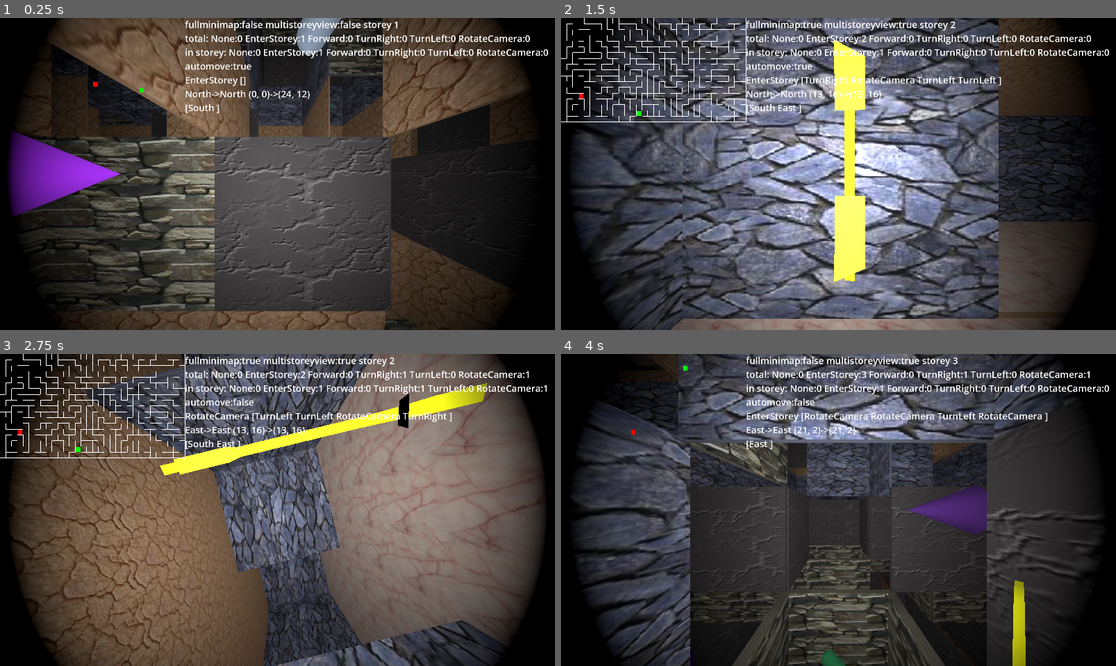
Above: before the commit, frames 1-4 (two rows, left to right).
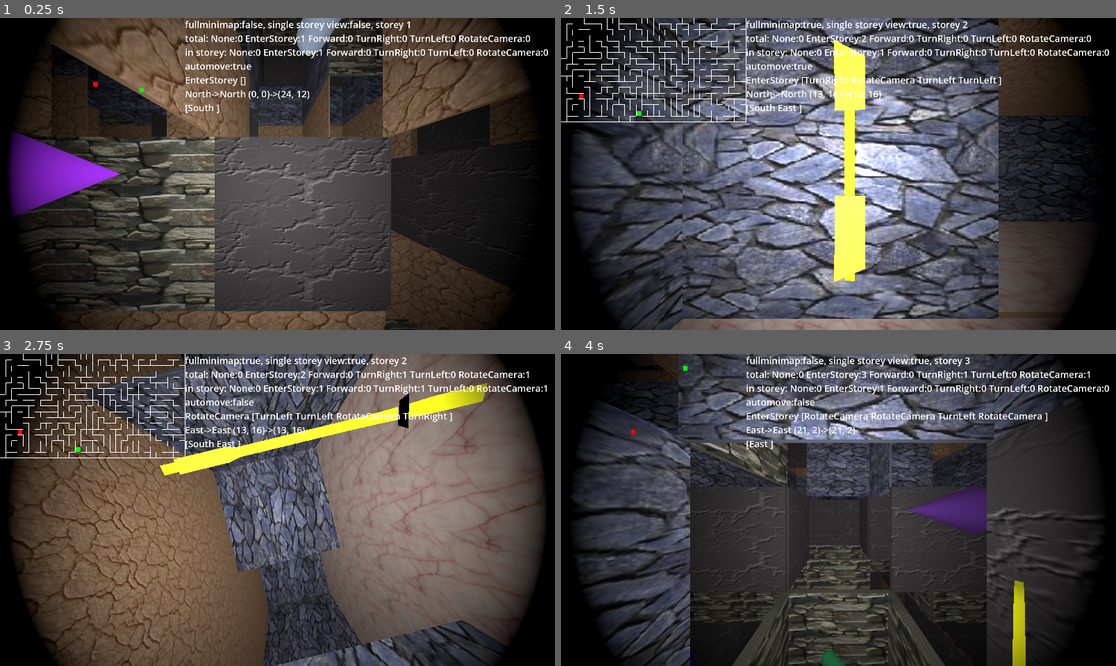
Above: after the commit, the same moments.

Repository: kasworld/gd4maze3d
Game: Godot game, scene res://main.tscn
Two runs of this game, one before a commit and one after it. Both use one fixed random seed, a clock stepped at 60 frames per second and the inputs below.
Inputs (mouse positions are in pixels of both pictures, inside the frame that each line leads up to):
- Up to frame 1 (0.25 s): no input
- Up to frame 2 (1.5 s): tap Enter at 0.5 s; move the mouse to (960, 158) at 0.52 s; hold Right 0.53-1.28 s; tap 1 at 0.6 s; click (960, 158) at 0.67 s; tap Space at 0.77 s; move the mouse to (727, 189) at 1.27 s; hold Down from 1.28 s (still down); tap 2 at 1.35 s
- Up to frame 3 (2.75 s): tap Space at 1.52 s; move the mouse to (333, 441) at 2.02 s; release Down at 2.03 s; hold Right from 2.03 s (still down); tap 3 at 2.1 s
- Up to frame 4 (4 s): move the mouse to (810, 572) at 2.77 s; release Right at 2.78 s; hold Up 2.78-3.53 s; tap Enter at 2.85 s; click (810, 572) at 2.92 s; tap Space at 3.02, 3.77 s; move the mouse to (1005, 556) at 3.52 s; hold Left from 3.53 s (still down); tap 1 at 3.6 s

The runs differ from the first frame. In frame 1, 0.8% of the frame differs, in the area x 33-96%, y 0-30%; in frame 2, 0.8%; in frame 3, 0.9%; in frame 4, 0.9%, in the area x 34-96%, y 0-31%.

Commit message:
fix label text

Diff:
--- a/main.gd
+++ b/main.gd
@@ -145,7 +145,7 @@
 		pass
 
 func update_info(pl :Character)->void:
-	$Label.text = "fullminimap:%s multistoreyview:%s storey %d\n%s" % [
+	$Label.text = "fullminimap:%s, single storey view:%s, storey %d\n%s" % [
 		full_minimap, view_floor_ceiling,
 		storey_score,
 		pl.info_str()]
